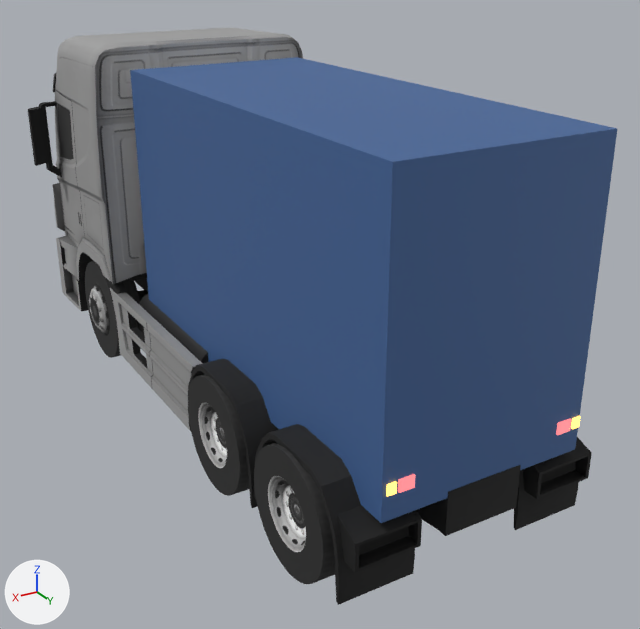
The glTF model public/assets/traffic_xcient.glb as it was, and as the next commit left it.
Before and after are seen from a camera (50 mm lens) standing at (5.26, 10.21, 6.23) and looking at (-0.45, 0.69, 1.47). The lights are fixed; the arrows at lower left show +X, +Y and +Z. The older version comes first. Where no turn or scale is listed for an object, it has been applied to the vertices.

Objects in the first picture: 'Body #378486_Default OBJ.001_0', 'FL_Default OBJ.001_0', 'RL.001_Default OBJ.001_0', 'RL_Default OBJ.001_0', 'xcient_BlinkL', 'xcient_BlinkR', 'xcient_TailGlowL', 'xcient_TailGlowR', 'xcient_cargo'.
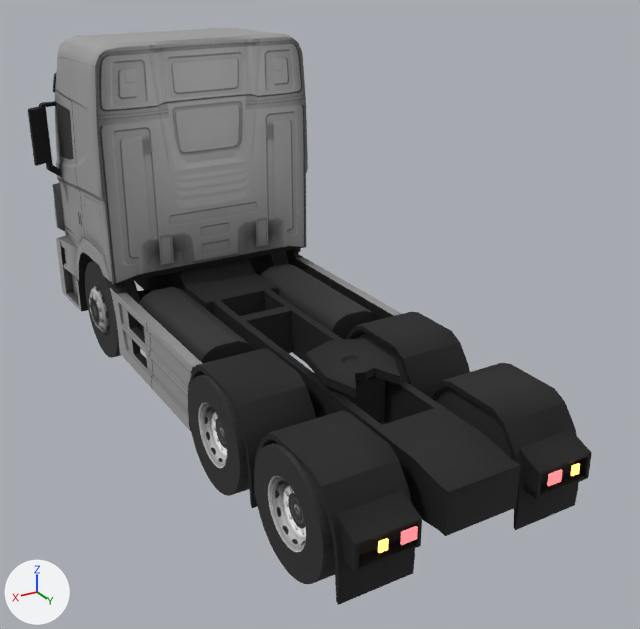
Changed parts and their boxes (x1, y1, x2, y2) in the pictures (640 x 629 px):
'xcient_cargo', deleted (blue): before (130, 57, 617, 523)
'xcient_TailGlowR', moved: before (398, 474, 416, 493); after (400, 526, 418, 545)
'xcient_TailGlowL', moved: before (556, 418, 572, 435); after (547, 469, 563, 486)
'xcient_BlinkR', moved: before (386, 481, 397, 496); after (378, 538, 389, 553)
'xcient_BlinkL', moved: before (571, 416, 581, 429); after (571, 463, 580, 476)
'Body #378486_Default OBJ.001_0', unchanged, uncovered by the edit: (28, 28, 592, 605) in both

Patch to the scene script:
```diff
--- a/public/assets/traffic_xcient.glb.py
+++ b/public/assets/traffic_xcient.glb.py
@@ ob_xcient_cargo @@
-ob_xcient_cargo = bpy.data.objects.new('xcient_cargo', me_cube)
-ob_xcient_cargo.location = (0.02, 1.7, 2.9)
@@ ob_xcient_tailglowl @@
 ob_xcient_tailglowl = bpy.data.objects.new('xcient_TailGlowL', me_cube_001)
-ob_xcient_tailglowl.location = (-1.0, 4.66, 1.55)
+ob_xcient_tailglowl.location = (-0.95, 4.67, 0.95)
 ob_xcient_tailglowl.scale = (0.09, 0.012, 0.07)
@@ ob_xcient_blinkl @@
 ob_xcient_blinkl = bpy.data.objects.new('xcient_BlinkL', me_cube_002)
-ob_xcient_blinkl.location = (-1.17, 4.66, 1.55)
+ob_xcient_blinkl.location = (-1.25, 4.67, 0.95)
 ob_xcient_blinkl.scale = (0.05, 0.012, 0.06)
@@ ob_xcient_tailglowr @@
 ob_xcient_tailglowr = bpy.data.objects.new('xcient_TailGlowR', me_cube_001)
-ob_xcient_tailglowr.location = (1.0, 4.66, 1.55)
+ob_xcient_tailglowr.location = (0.95, 4.67, 0.95)
 ob_xcient_tailglowr.scale = (0.09, 0.012, 0.07)
@@ ob_xcient_blinkr @@
 ob_xcient_blinkr = bpy.data.objects.new('xcient_BlinkR', me_cube_002)
-ob_xcient_blinkr.location = (1.17, 4.66, 1.55)
+ob_xcient_blinkr.location = (1.25, 4.67, 0.95)
 ob_xcient_blinkr.scale = (0.05, 0.012, 0.06)
```
